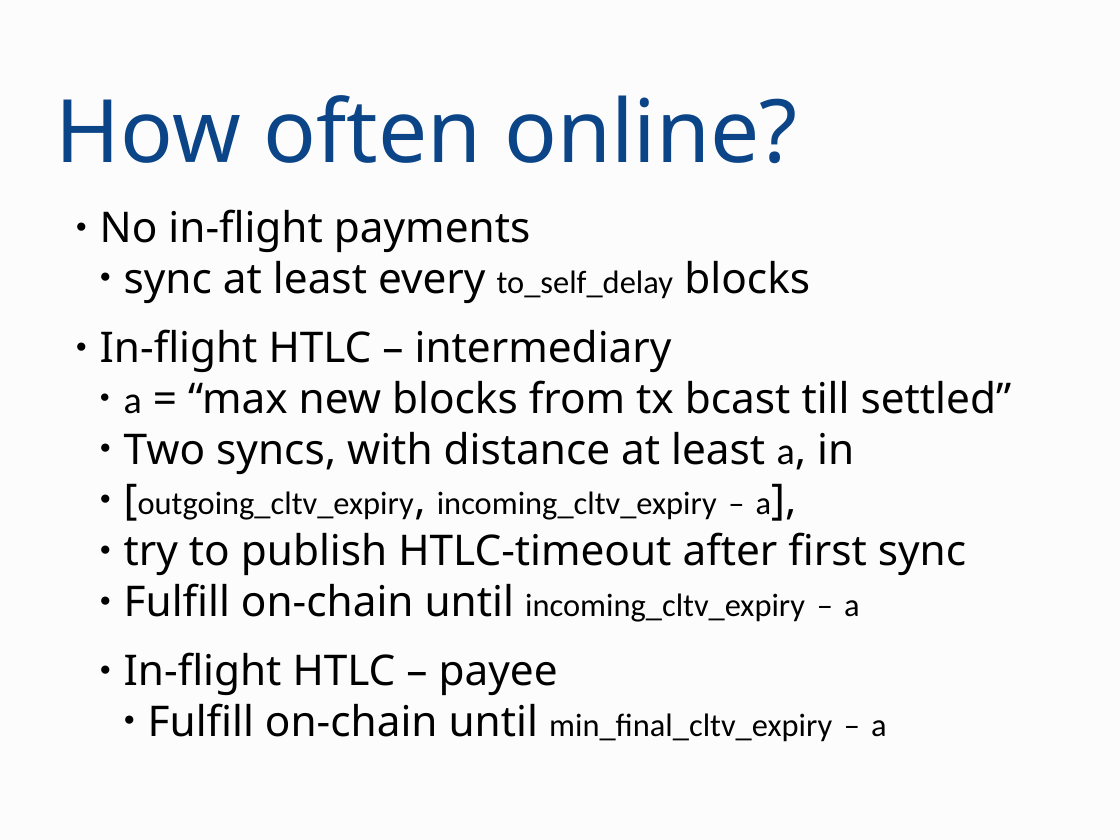
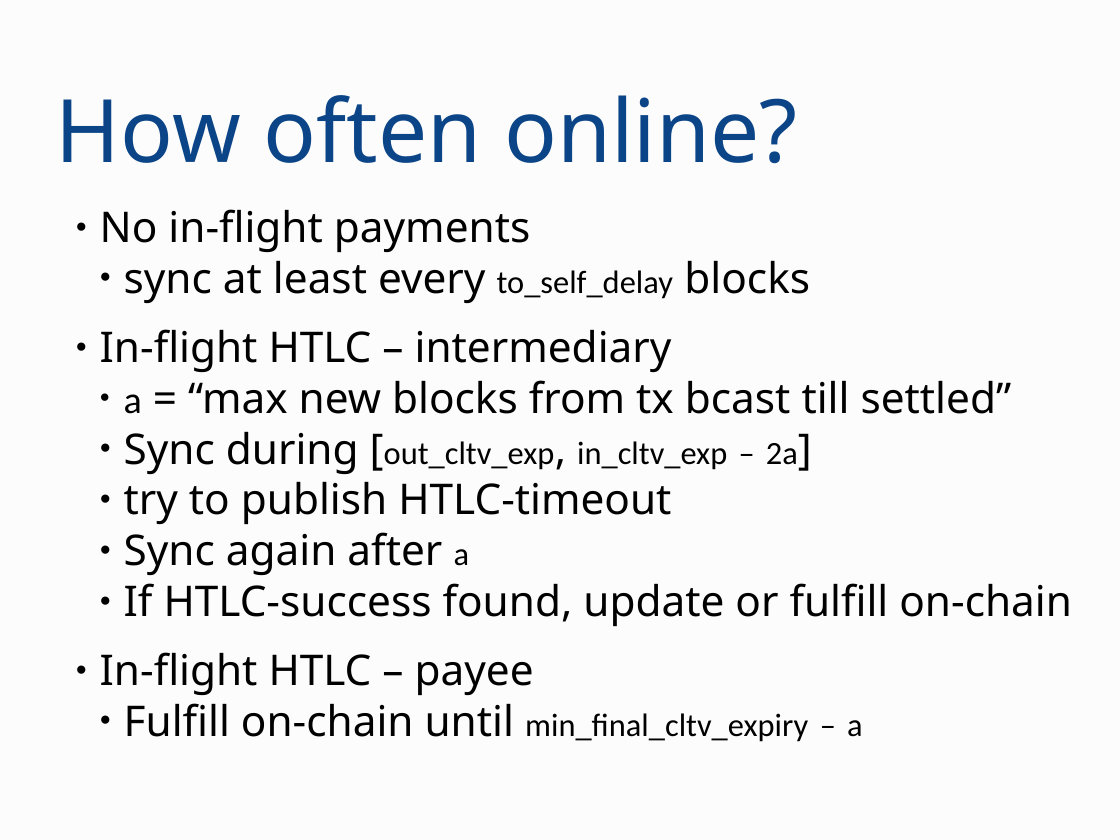
Before and after one commit to OrfeasLitos/PaymentChannels, a slide deck: slide 8 of ln-conf-2019/presentation.odp. Drawn at 1120x840 pixels with LibreOffice and Linux fonts; fonts in the diff are those of the drawing. Boxes give left, top, right and bottom in pixels: in the first picture for what was removed or moved away, otherwise in the second. Text is boxed around its words. In the diff, an @@ line names an element or a change of style, - is before the commit and + after.

Commit message:
Fix typo, clarify HTLC sync, add last slide

```diff
--- a/ln-conf-2019/presentation.odp
+++ b/ln-conf-2019/presentation.odp
@@ text at <box>124,431,1072,626</box>: text changed @@
-  ● Two syncs, with distance at least a, in
-  ● [outgoing_cltv_expiry, incoming_cltv_expiry – a],
-  ● try to publish HTLC-timeout after first sync
-  ● Fulfill on-chain until incoming_cltv_expiry – a
+  ● Sync during [out_cltv_exp, in_cltv_exp – 2a]
+  ● try to publish HTLC-timeout
+  ● Sync again after a
+  ● If HTLC-success found, update or fulfill on-chain
@@ text at <box>100,652,863,742</box>: list level 2 to 1 in "In-flight HTLC – payee"; list level 3 to 2 in "Fulfill on-chain until min_final_cltv_expiry – ..." @@
```
Also in this commit, not shown: 1 other slide changed, 1 slide added.
